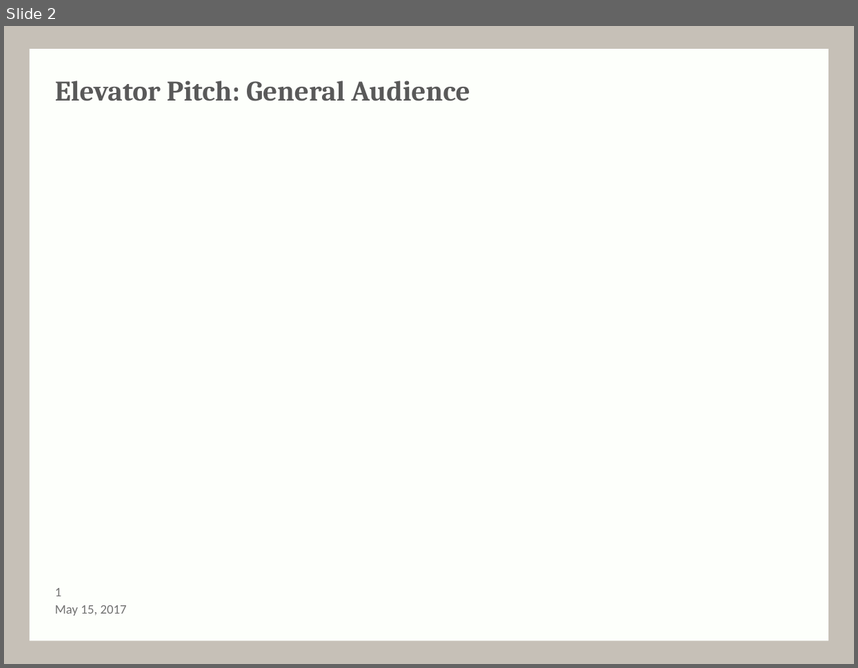
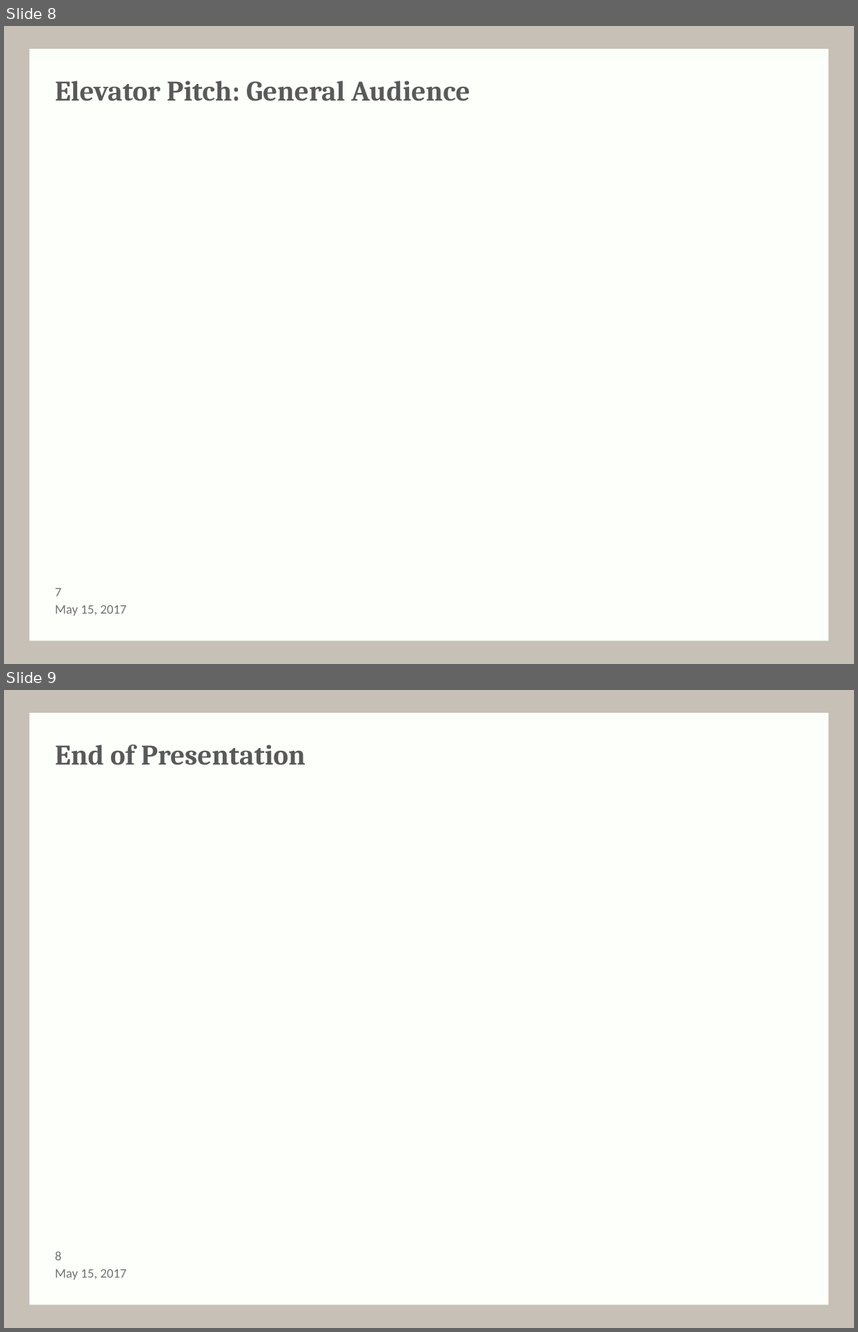
Before and after one commit to ARLISS-oregonstate-1617capstone/ARLISS-Micro-Satellite-Project, a slide deck: Spring Presentation/pmprogress.pptx. Shown one above the other, each under a label of ours: slide 2 before the commit, slides 8 and 9 after it. The pictures are 858x668 and 858x1332 pixels, drawn with LibreOffice and Linux fonts; fonts in the diff are those of the drawing; background and template pictures are left out. Boxes give left, top, right and bottom in pixels: in the first picture for what was removed or moved away, otherwise in the second. Text is boxed around its words. In the diff, an @@ line names an element or a change of style, - is before the commit and + after.

```diff
--- a/Spring Presentation/pmprogress.pptx
+++ b/Spring Presentation/pmprogress.pptx
@@ slide 9 added at bbox=[4, 690, 854, 1328], background #C6C0B7; not listed: 1 template element that a slide beside it also shows @@
@@ title added at bbox=[55, 745, 306, 765], 24 pt, text #595959, bold @@
+End of Presentation
@@ text added at bbox=[55, 1269, 127, 1279], 11 pt, text #717171 @@
+May 15, 2017
@@ page number added at bbox=[55, 1251, 62, 1260], 11 pt, text #717171 @@
+8
@@ what was slide 2 is now slide 8 @@
@@ page number at bbox=[55, 588, 62, 596]: text changed @@
-1
+7
```
Also in this commit, not shown: 3 other slides added, 4 other files.
